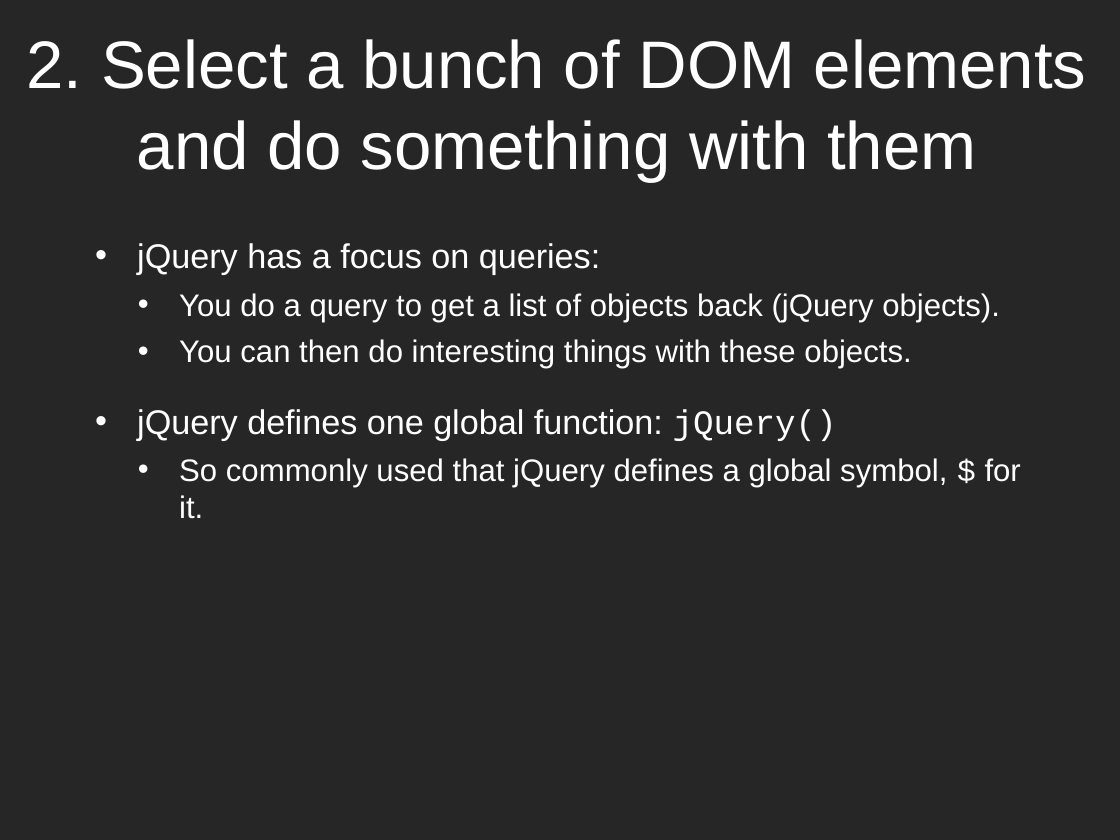
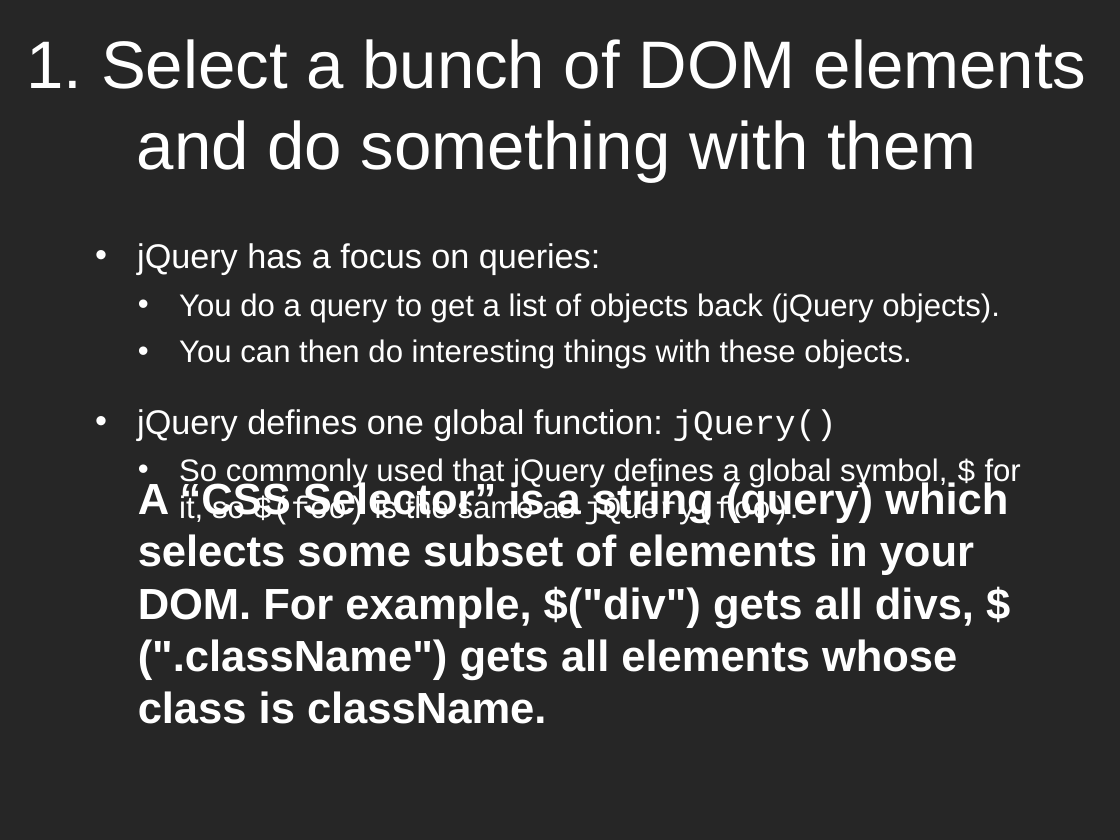
Before and after one commit to dantasse/ssuiweb2014, a slide deck: slide 8 of week10/week10.pptx (slide 10 before the commit). Drawn at 1120x840 pixels with LibreOffice and Linux fonts; fonts in the diff are those of the drawing. Boxes give left, top, right and bottom in pixels: in the first picture for what was removed or moved away, otherwise in the second. Text is boxed around its words. In the diff, an @@ line names an element or a change of style, - is before the commit and + after.

```diff
--- a/week10/week10.pptx
+++ b/week10/week10.pptx
@@ title at (x1=27, y1=39, x2=1087, y2=182): text changed @@
-2. Select a bunch of DOM elements and do something with them
+1. Select a bunch of DOM elements and do something with them
@@ text added at (x1=138, y1=479, x2=1008, y2=724), 28 pt, text #FFFFFF, bold @@
+  A “CSS Selector” is a string (query) which selects some subset of elements in your DOM. For example, $("div") gets all divs, $(".className") gets all elements whose class is className.
@@ text at (x1=179, y1=458, x2=1021, y2=525): text changed @@
-  • So commonly used that jQuery defines a global symbol, $ for it.
+  • So commonly used that jQuery defines a global symbol, $ for it, so $(foo) is the same as jQuery(foo).
```
Also in this commit, not shown: 4 other slides changed, 1 slide added, 1 slide removed, 1 other file.
